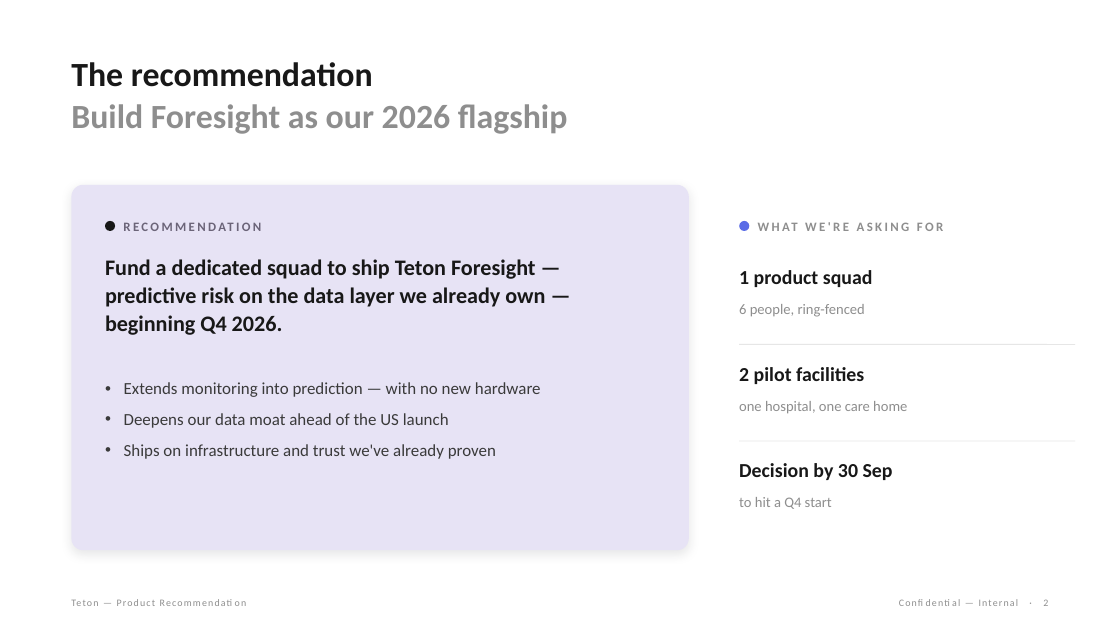
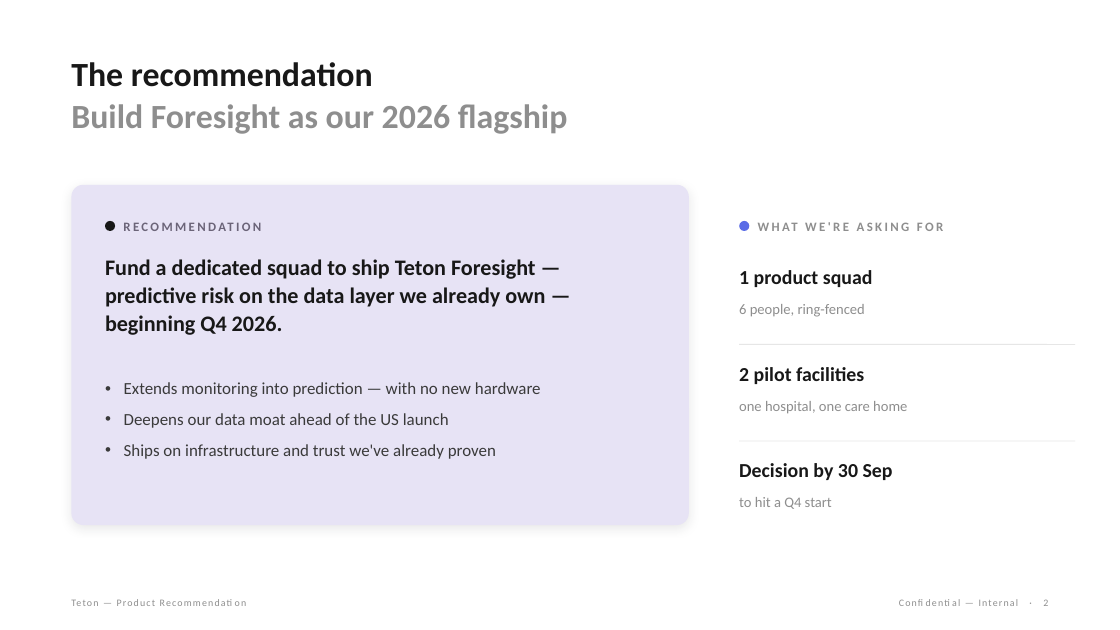
Before and after one commit to dmeehan45/design_systems, a slide deck: slide 2 of teton-product-recommendation-template.pptx. Drawn at 1120x630 pixels with LibreOffice and Linux fonts; fonts in the diff are those of the drawing. Boxes give left, top, right and bottom in pixels: in the first picture for what was removed or moved away, otherwise in the second. Text is boxed around its words. In the diff, an @@ line names an element or a change of style, - is before the commit and + after.

```diff
--- a/teton-product-recommendation-template.pptx
+++ b/teton-product-recommendation-template.pptx
@@ rounded rectangle: place and size @@
-rounded rectangle at <box>71,185,689,550</box>
+rounded rectangle at <box>71,185,689,525</box>
@@ rounded rectangle at <box>71,185,689,525</box>: proportions changed @@
```
Also in this commit, not shown: 2 other slides changed.
